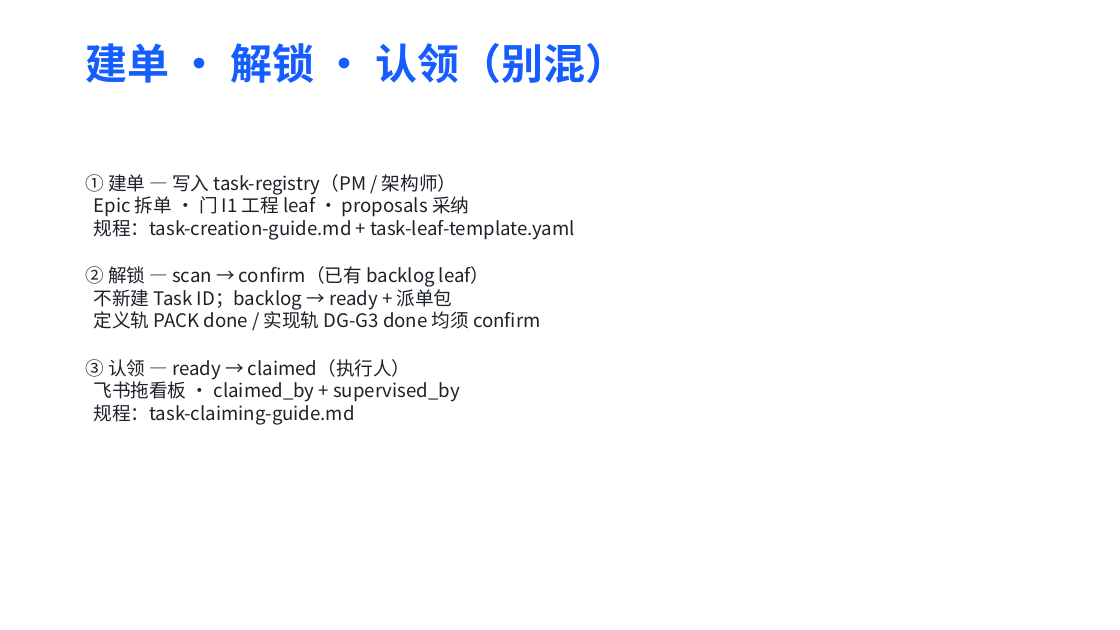
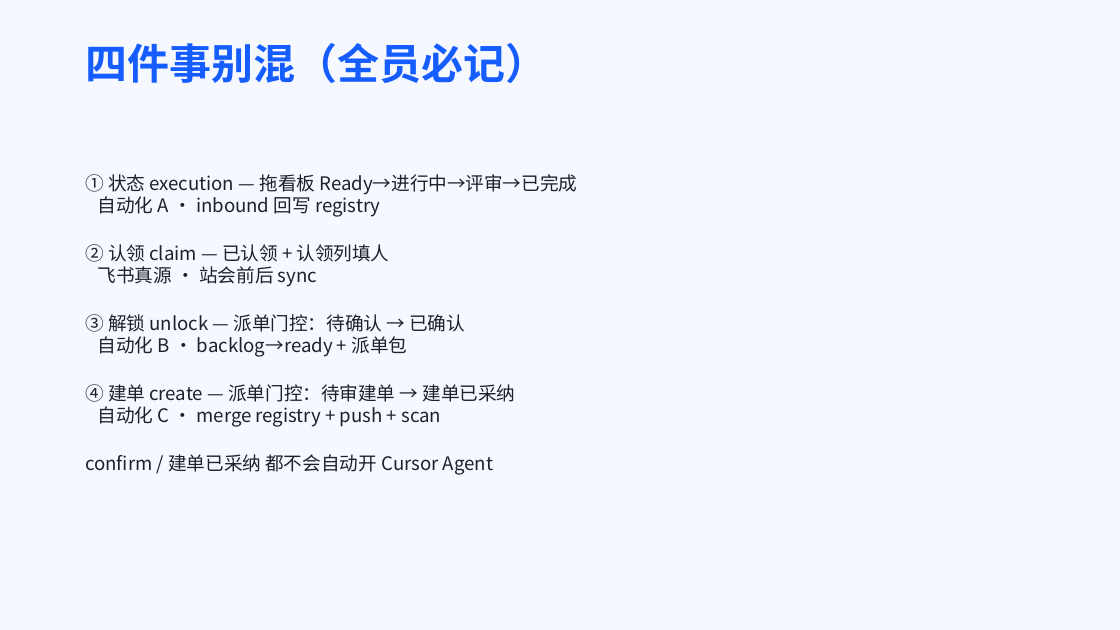
Before and after one commit to Marisolebxf/-, a slide deck: slide 3 of agent-delivery/培训/自动派单与飞书确认-团队协作培训.pptx (slide 6 before the commit). Drawn at 1120x630 pixels with LibreOffice and Linux fonts; fonts in the diff are those of the drawing. Boxes give left, top, right and bottom in pixels: in the first picture for what was removed or moved away, otherwise in the second. Text is boxed around its words. In the diff, an @@ line names an element or a change of style, - is before the commit and + after.

```diff
--- a/agent-delivery/培训/自动派单与飞书确认-团队协作培训.pptx
+++ b/agent-delivery/培训/自动派单与飞书确认-团队协作培训.pptx
@@ background #FFFFFF to #F5F8FF @@
@@ title at <box>85,43,547,83</box>: text changed @@
-建单 · 解锁 · 认领（别混）
+四件事别混（全员必记）
@@ text at <box>85,174,577,475</box>: text changed @@
-① 建单 — 写入 task-registry（PM / 架构师）
-Epic 拆单 · 门 I1 工程 leaf · proposals 采纳
-规程：task-creation-guide.md + task-leaf-template.yaml
-② 解锁 — scan → confirm（已有 backlog leaf）
-不新建 Task ID；backlog → ready + 派单包
-定义轨 PACK done / 实现轨 DG-G3 done 均须 confirm
-③ 认领 — ready → claimed（执行人）
-飞书拖看板 · claimed_by + supervised_by
-规程：task-claiming-guide.md
+① 状态 execution — 拖看板 Ready→进行中→评审→已完成
+自动化 A · inbound 回写 registry
+② 认领 claim — 已认领 + 认领列填人
+飞书真源 · 站会前后 sync
+③ 解锁 unlock — 派单门控：待确认 → 已确认
+自动化 B · backlog→ready + 派单包
+④ 建单 create — 派单门控：待审建单 → 建单已采纳
+自动化 C · merge registry + push + scan
+confirm / 建单已采纳 都不会自动开 Cursor Agent
```
Also in this commit, not shown: 11 other slides changed, 7 slides added, 3 slides removed, 2 other files.
